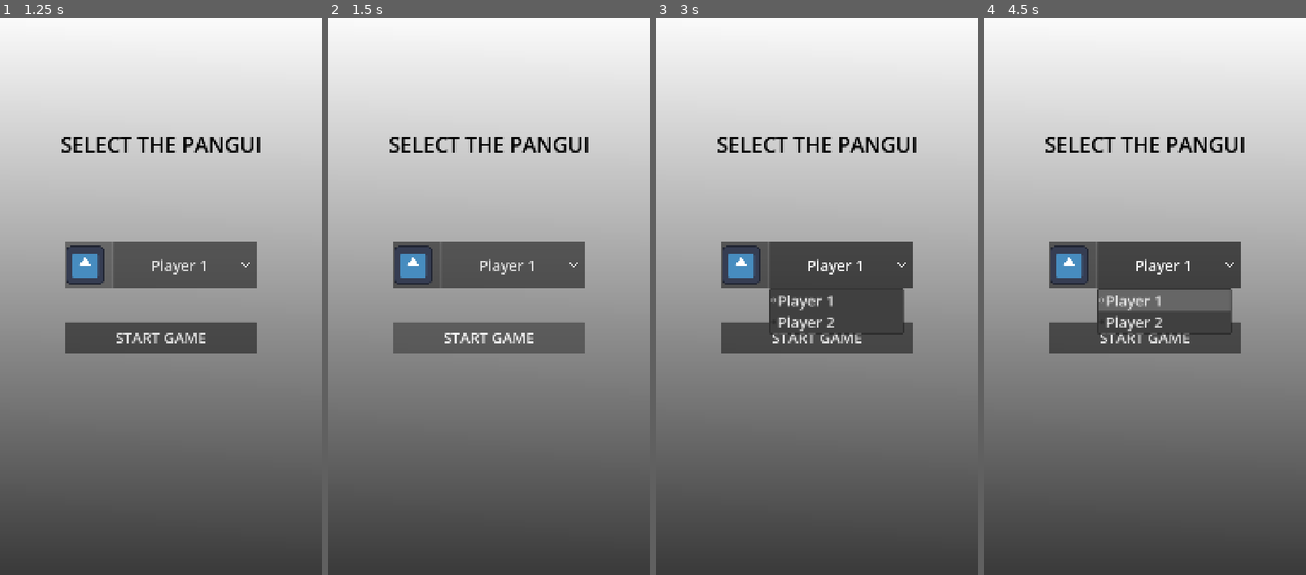
Above: before the commit, frames 1-4 (left to right).
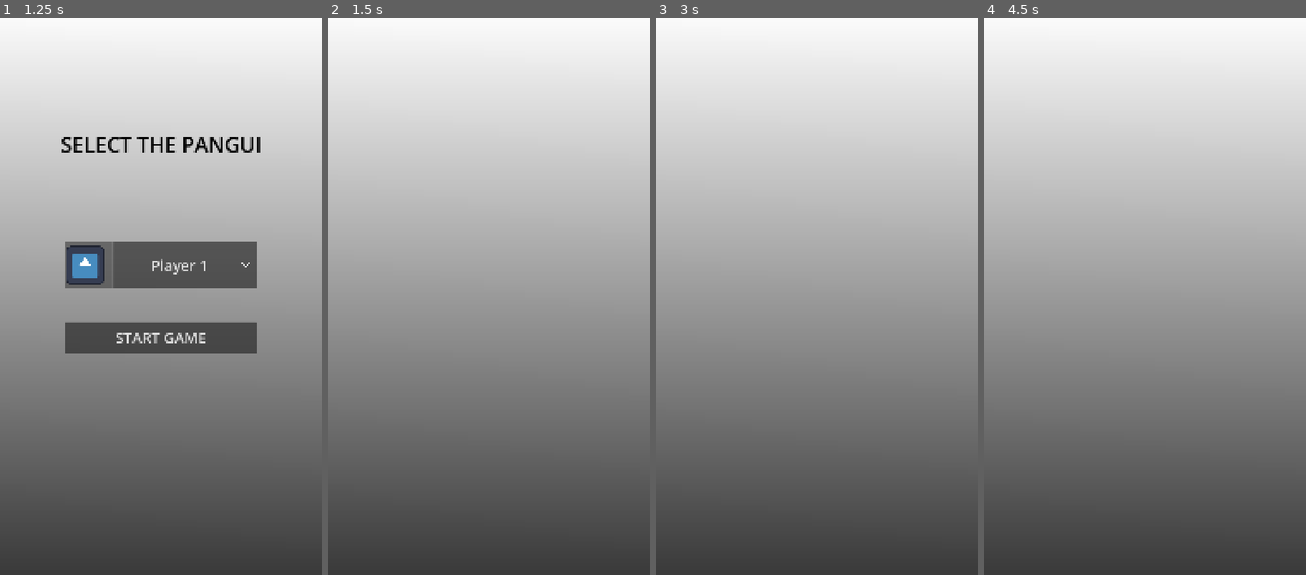
Above: after the commit, the same moments.

Repository: LeYohan-rgb/komikan
Game: Godot game, scene res://Scenes/selection_mode_transition.tscn
Two runs of this game, one before a commit and one after it. Both use one fixed random seed, a clock stepped at 60 frames per second and the inputs below. This scene is started directly instead of the project's main scene. The engine's default icon, where the game draws it, is replaced by a stand-in: a white triangle on a blue panel in a dark square.
Inputs (mouse positions are in pixels of both pictures, inside the frame that each line leads up to):
- Up to frame 1 (1.25 s): click (90, 263) at 0.52 s
- Up to frame 2 (1.5 s): click "START GAME" at 1.25 s
- Up to frame 3 (3 s): click (817, 335) at 2 s, where only the run before the commit has a clickable "START GAME"; click (842, 263) at 2.75 s, where only the run before the commit has a clickable "Player 1"
- Up to frame 4 (4.5 s): tap Enter at 3.5 s; move the mouse to (1215, 257) at 3.52 s; hold Right 3.53-4.28 s; tap Alt at 3.6 s; click (1215, 257) at 3.67 s; tap Space at 4.25 s; move the mouse to (1080, 318) at 4.27 s; hold Down from 4.28 s (still down); tap Shift at 4.35 s

Frame 1 is identical in both runs. In frame 2, 9.0% of the frame differs, in the area x 19-81%, y 21-61%; in frame 3, 12%; in frame 4, 11%.

Commit message:
Finished basic pre-game layout

Diff:
--- a/Scenes/selection_mode_transition.tscn
+++ b/Scenes/selection_mode_transition.tscn
@@ -116,7 +116,7 @@
 size_flags_vertical = 3
 size_flags_stretch_ratio = 0.5
 
-[node name="Button" type="Button" parent="HBoxContainer/VBoxContainer/buttons_list/VBoxContainer" unique_id=840493819]
+[node name="start_game_bttn" type="Button" parent="HBoxContainer/VBoxContainer/buttons_list/VBoxContainer" unique_id=840493819]
 layout_mode = 2
 size_flags_vertical = 3
 size_flags_stretch_ratio = 0.5
@@ -135,3 +135,6 @@
 [node name="Control2" type="Control" parent="HBoxContainer" unique_id=360670044]
 layout_mode = 2
 size_flags_horizontal = 3
+
+[connection signal="item_selected" from="HBoxContainer/VBoxContainer/buttons_list/VBoxContainer/HBoxContainer/player_names_options" to="." method="_on_player_names_options_item_selected"]
+[connection signal="pressed" from="HBoxContainer/VBoxContainer/buttons_list/VBoxContainer/start_game_bttn" to="." method="_on_start_game_bttn_pressed"]
--- a/Scripts/gameplay_selection_mode.gd
+++ b/Scripts/gameplay_selection_mode.gd
@@ -2,16 +2,18 @@
 
 
 func _on_v_1_button_pressed() -> void:
-	Global.player_mode = 0
+	Global.player_mode = 0 # player vs player
 	if Global.game_mode == 0: #RANDOM
+		Global.pangui_player_mode = randi_range(0, 1)
 		get_tree().change_scene_to_file("res://Scenes/game_scene.tscn")
 	if Global.game_mode == 1: #MANUAL
 		get_tree().change_scene_to_file("res://Scenes/selection_mode_transition.tscn")
 
 
 func _on_vs_bot_button_pressed() -> void:
-	Global.player_mode = 1
+	Global.player_mode = 1 #player vs bot
 	if Global.game_mode == 0: #RANDOM
+		Global.pangui_bot_mode = randi_range(0, 1)
 		get_tree().change_scene_to_file("res://Scenes/game_scene.tscn")
 	if Global.game_mode == 1: #MANUAL
 		get_tree().change_scene_to_file("res://Scenes/selection_mode_transition.tscn")
--- a/Scripts/global.gd
+++ b/Scripts/global.gd
@@ -11,3 +11,8 @@
 
 #0 ENGLISH; #1 SPANISH; #2 MAPUDUNGUN
 var language_mode : int = 0
+
+#who is the pangui - 0: first, 1: second
+var pangui_player_mode : int = 0
+#0: first, 1: bot
+var pangui_bot_mode : int = 0
--- a/Scripts/selection_mode_transition.gd
+++ b/Scripts/selection_mode_transition.gd
@@ -5,14 +5,28 @@
 # Called when the node enters the scene tree for the first time.
 func _ready() -> void:
 	if Global.player_mode == 0: #if its player vs player
+		Global.pangui_player_mode = 0
 		player_name_options.set_item_text(0, Global.player_name_1)
 		player_name_options.set_item_text(1, Global.player_name_2)
 
-	if Global.player_mode == 1: #if its player vs player
-		player_name_options.set_item_text(0, "Bot")
-		player_name_options.set_item_text(1, Global.player_name_1)
+	if Global.player_mode == 1: #if its player vs bot
+		Global.pangui_bot_mode = 0
+		player_name_options.set_item_text(0, Global.player_name_1)
+		player_name_options.set_item_text(1, "Bot")
 
 
 # Called every frame. 'delta' is the elapsed time since the previous frame.
 func _process(delta: float) -> void:
 	pass
+
+
+func _on_player_names_options_item_selected(index: int) -> void:
+	if Global.player_mode == 0: #pvp
+		Global.pangui_player_mode = index
+
+	if Global.player_mode == 1: #if its player vs bot
+		Global.pangui_bot_mode = index
+
+
+func _on_start_game_bttn_pressed() -> void:
+	get_tree().change_scene_to_file("res://Scenes/game_scene.tscn")
